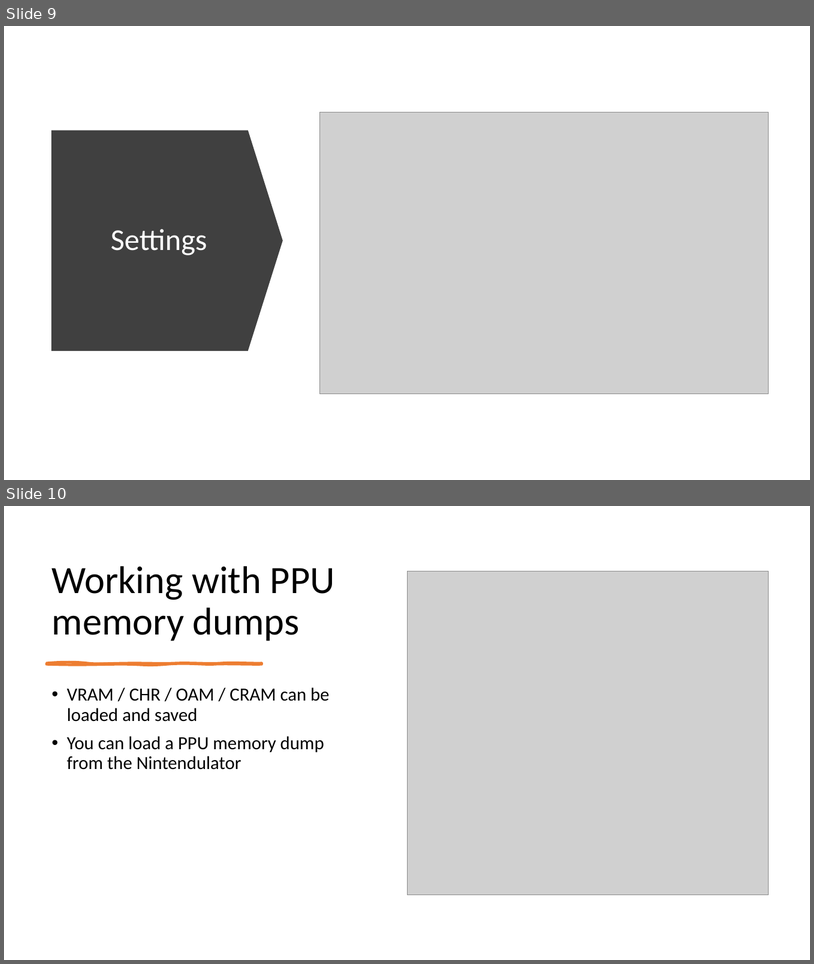
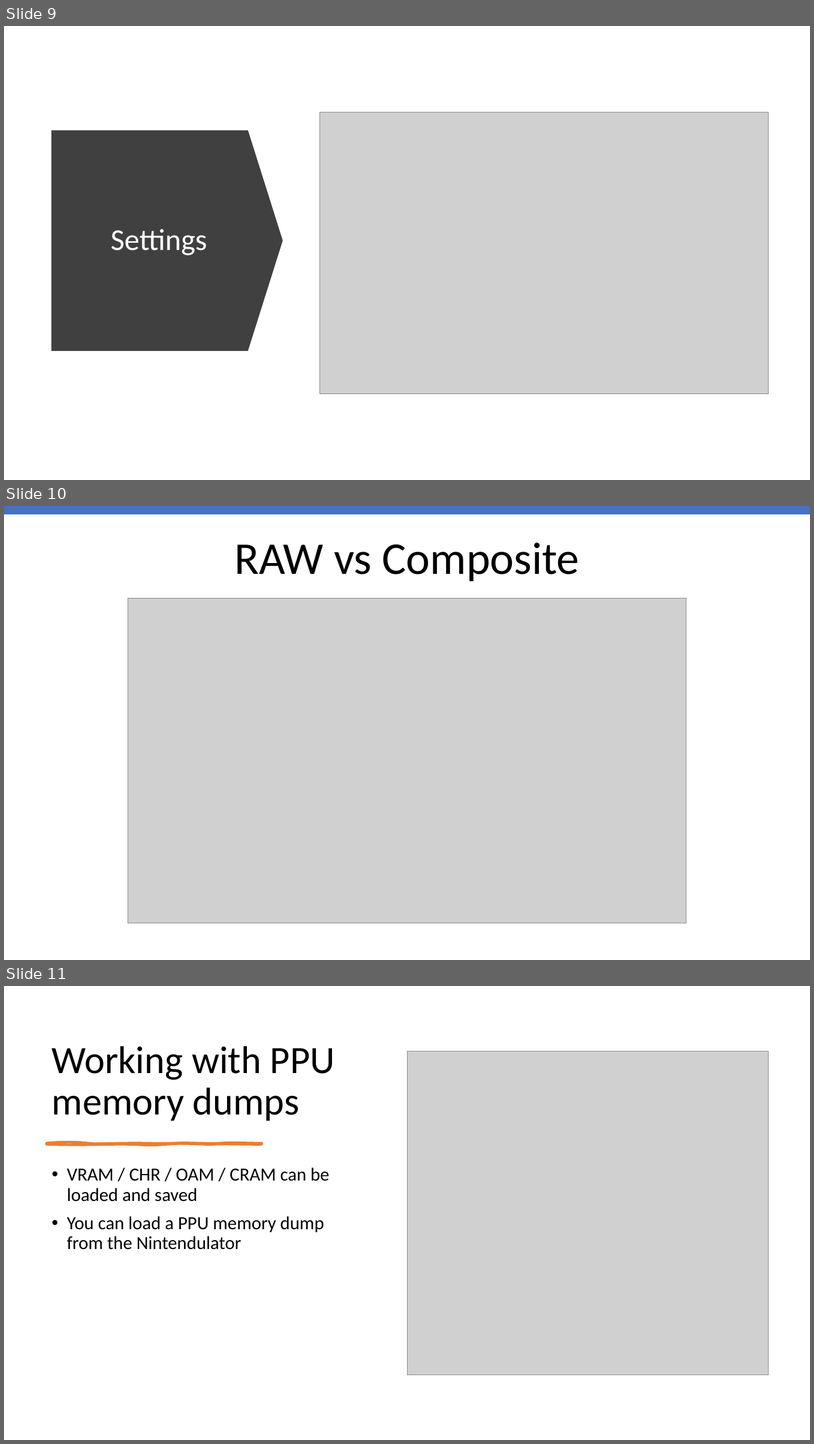
Before and after one commit to emu-russia/breaknes, a slide deck: UserManual/PPUPlayer/PPU_Player_Eng.pptx. Shown one above the other, each under a label of ours: slides 9 and 10 before the commit, slides 9, 10 and 11 after it. The pictures are 814x964 and 814x1444 pixels, drawn with LibreOffice and Linux fonts; fonts in the diff are those of the drawing; grey boxes stand for pictures. Boxes give left, top, right and bottom in pixels: in the first picture for what was removed or moved away, otherwise in the second. Text is boxed around its words. In the diff, an @@ line names an element or a change of style, - is before the commit and + after.

```diff
--- a/UserManual/PPUPlayer/PPU_Player_Eng.pptx
+++ b/UserManual/PPUPlayer/PPU_Player_Eng.pptx
@@ slide 10 added at [4, 506, 810, 960], background #FFFFFF @@
@@ rectangle added at [5, 506, 810, 514], fill #4472C4 @@
@@ title added at [234, 543, 580, 582], 54 pt, text #000000 @@
+RAW vs Composite
@@ picture added at [128, 598, 686, 924] @@
@@ what was slide 10 is now slide 11 @@
```
Also in this commit, not shown: 2 slides changed, 2 other slides added, 3 other files.
